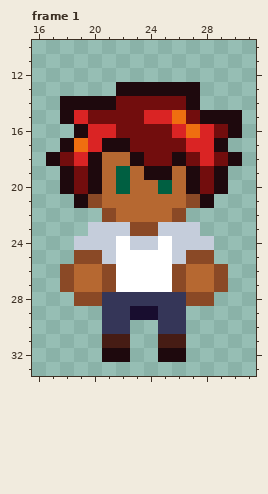
Pixel-art file, stored at DetentionProject/Aseprite/Npc's/Carlos.aseprite. This is how it looked before the edit.
48x48 pixels, 2 frames. Shown: frame 1: x 16..31, y 10..33. The commit also changed other frames, which this record leaves out.
Now the later version:
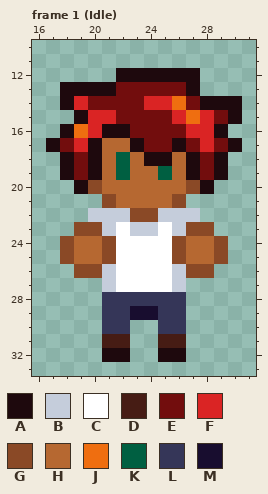
Palette (. is transparent): A #1e090d  B #c5cddb  C #ffffff  D #461c14  E #720d0d  F #da2424  G #8a4926  H #b66831  J #ef6e10  K #005f41  L #353658  M #180d2f
Author's note on the commit: All npcs idle sprites
The edit:
Changed rows in their new state; - is an unchanged pixel.
Frame 1 (Idle), layers "hands", "head", "body":
first column x 17:
12 -----AAAAAA---
13 -AAAAEEEEE----
14 --FEE--FFJEAAA
15 -.AFF--EEFJFE-
16 -AJ-AA---EF-A.
17 AEFAHHA--AE-EA
18 .AE--KHAAHAEA.
19 -------HK-----
20 -.AG-H--H-GA.-
21 --..G----G..--
22 ---BBBGGBBB---
23 --GG-CBBC-GG--
24 -GHHG-CC-GHHG-
25 -GHHG----GHHG-
26 -.GGB----BGG.-
27 -...B----B...-
28 --..------..--
Changed places in both pictures, as pixel boxes (x1, y1, x2, y2):
changed: (46, 68, 242, 306)
